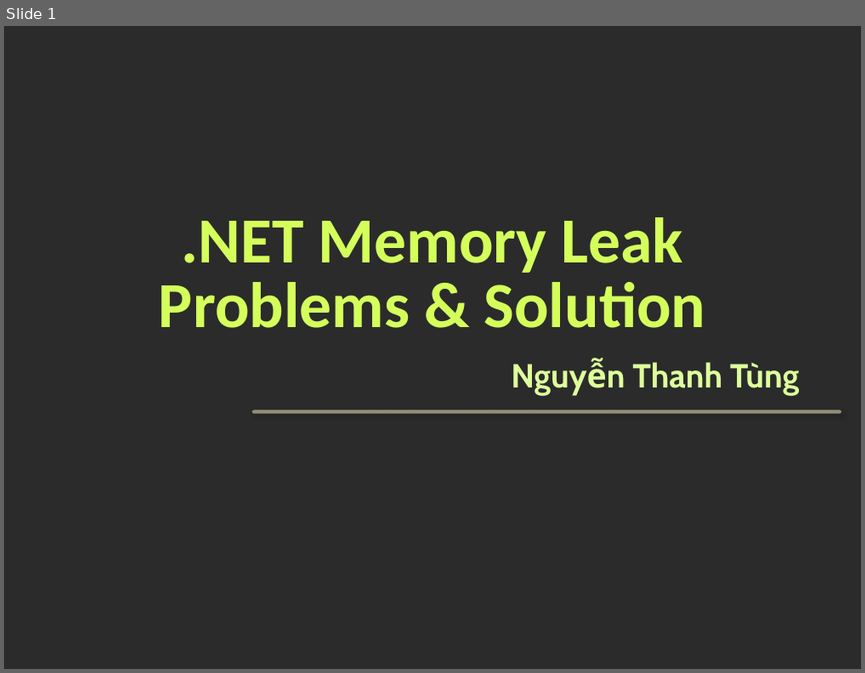
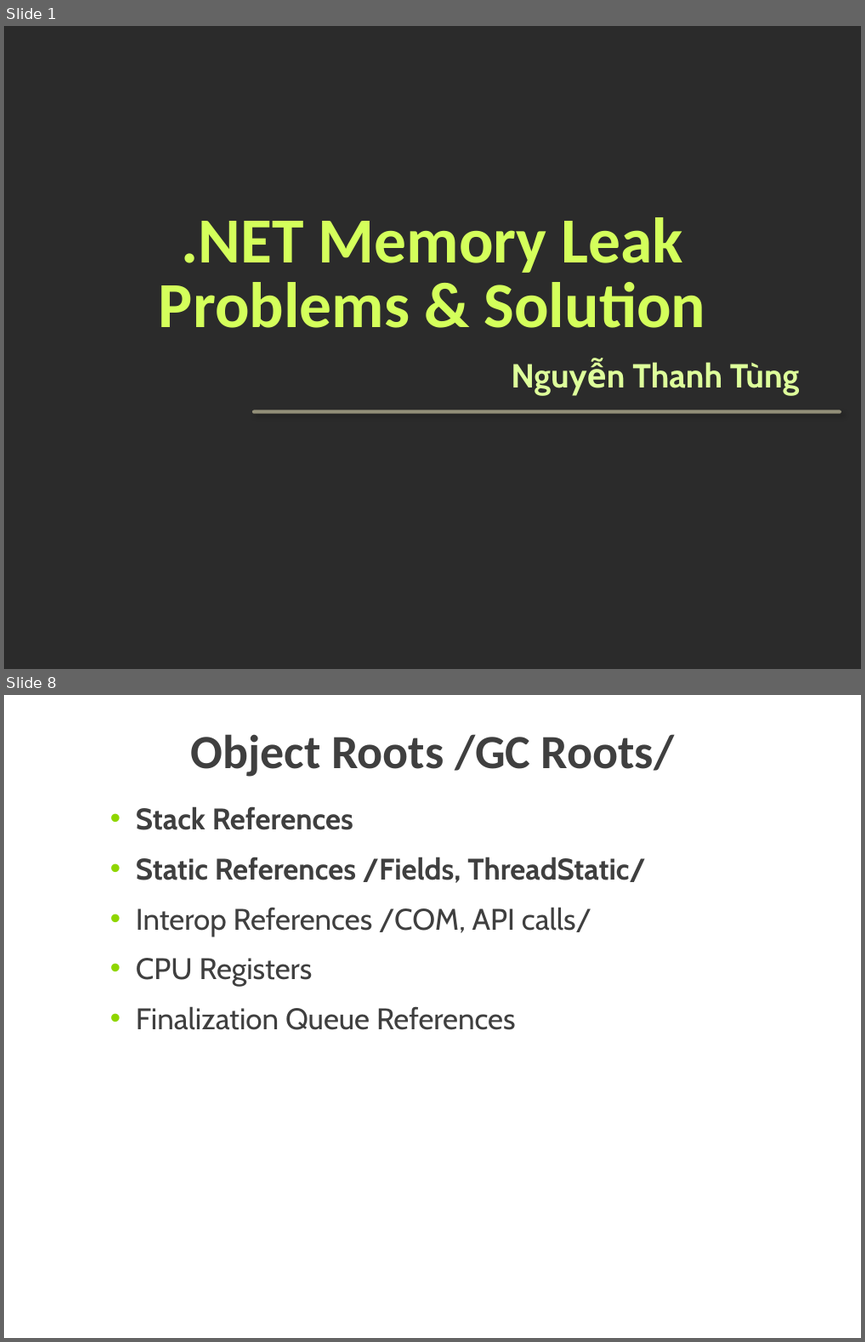
Before and after one commit to tungnt185/MemoryLeak, a slide deck: Memory Leak in .NET.pptx. Shown one above the other, each under a label of ours: slide 1 before the commit, slides 1 and 8 after it; the slides between them are not shown. The pictures are 865x673 and 865x1342 pixels, drawn with LibreOffice and Linux fonts; fonts in the diff are those of the drawing; background and template pictures are left out; a plain dark background stands for a picture behind light text. Boxes give left, top, right and bottom in pixels: in the first picture for what was removed or moved away, otherwise in the second. Text is boxed around its words. In the diff, an @@ line names an element or a change of style, - is before the commit and + after.

```diff
--- a/Memory Leak in .NET.pptx
+++ b/Memory Leak in .NET.pptx
@@ slide 8 added at box(4, 695, 861, 1338), background picture (left out) @@
@@ text added at box(190, 734, 674, 777), 40 pt, text #3F3F3F, bold @@
+Object Roots /GC Roots/
@@ text added at box(136, 806, 645, 1030), 25 pt, text #3F3F3F @@
+  • Stack References
+  • Static References /Fields, ThreadStatic/
+  • Interop References /COM, API calls/
+  • CPU Registers
+  • Finalization Queue References
```
Also in this commit, not shown: 2 slides changed, 39 other slides added, 29 slides removed.
